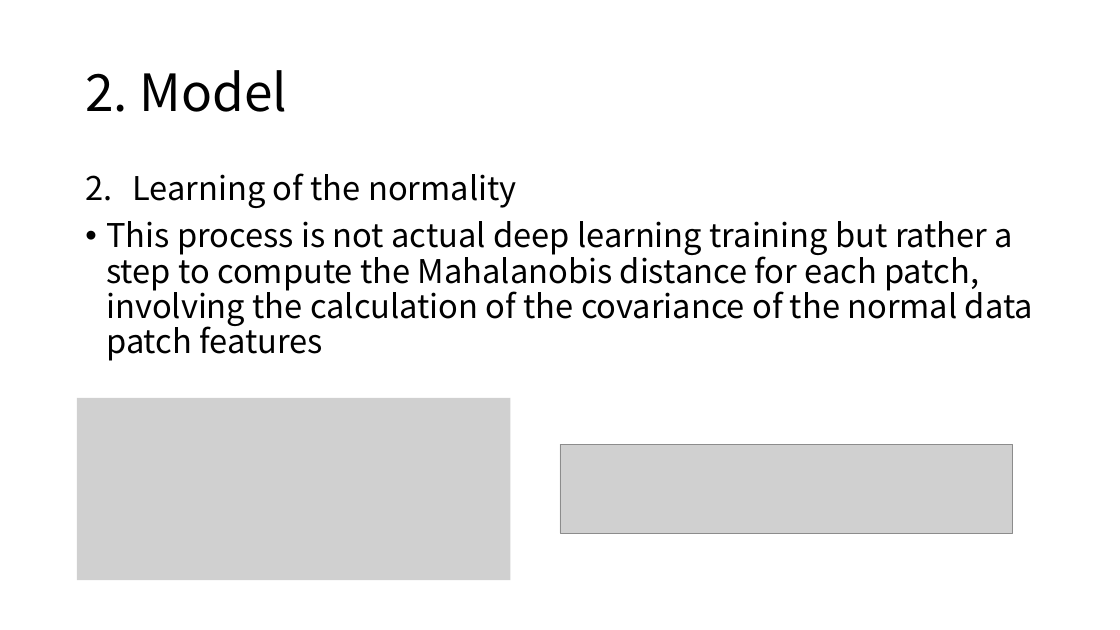
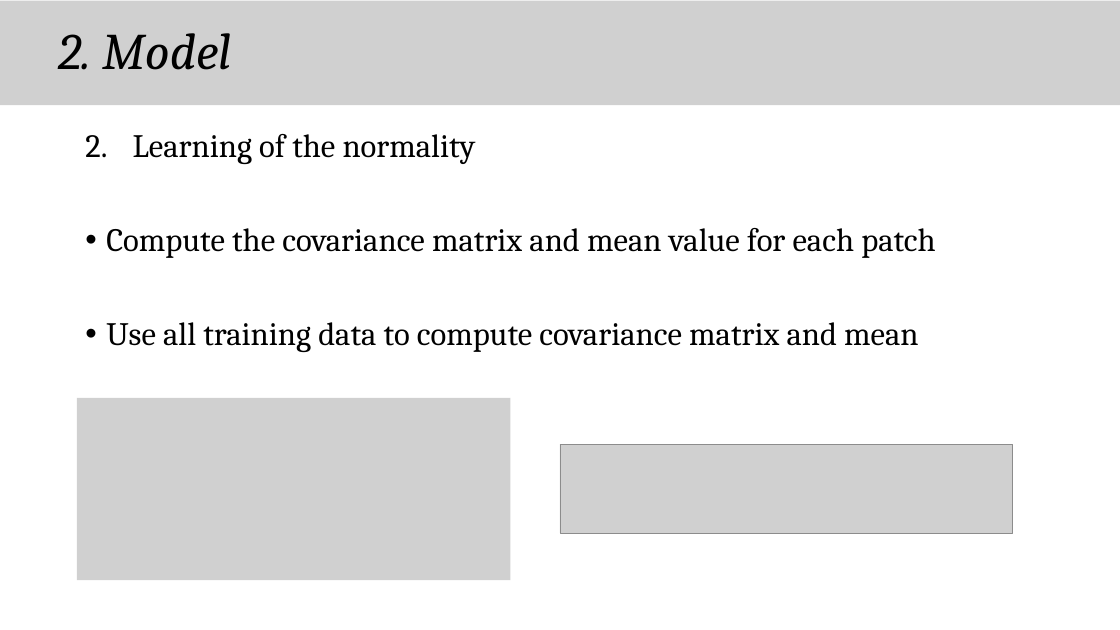
Before and after one commit to chroion/paper-review, a slide deck: slide 9 of Patch Distribution Modeling Framework for Anomaly Detection and Localization/Patch Distribution Modeling Framework for Anomaly Detection and Localization(eng).pptx (slide 8 before the commit). Drawn at 1120x630 pixels with LibreOffice and Linux fonts; fonts in the diff are those of the drawing; grey boxes stand for pictures. Boxes give left, top, right and bottom in pixels: in the first picture for what was removed or moved away, otherwise in the second. Text is boxed around its words. In the diff, an @@ line names an element or a change of style, - is before the commit and + after.

```diff
--- a/Patch Distribution Modeling Framework for Anomaly Detection and Localization/Patch Distribution Modeling Framework for Anomaly Detection and Localization(eng).pptx
+++ b/Patch Distribution Modeling Framework for Anomaly Detection and Localization/Patch Distribution Modeling Framework for Anomaly Detection and Localization(eng).pptx
@@ picture added at box(0, 1, 1120, 105) @@
@@ text "2. Model": place and size @@
-text "2. Model" at box(85, 70, 288, 112)
+text "2. Model" at box(58, 33, 231, 70)
@@ text "2. Model" at box(58, 33, 231, 70): font Noto Sans CJK KR to Cambria, italic on @@
@@ text "Learning of the normality": place and size @@
-text "Learning of the normality" at box(106, 173, 1033, 361)
+text "Learning of the normality" at box(106, 134, 935, 352)
@@ text at box(133, 134, 476, 164): font Noto Sans CJK KR to Cambria in "Learning of the normality" @@
@@ text at box(106, 228, 935, 352): text changed; font Noto Sans CJK KR to Cambria @@
-• This process is not actual deep learning training but rather a step to compute the Mahalanobis distance for each patch, involving the calculation of the covariance of the normal data patch features
+• Compute the covariance matrix and mean value for each patch
+• Use all training data to compute covariance matrix and mean
```
Also in this commit, not shown: 8 other slides changed, 3 slides added, 1 slide removed.
